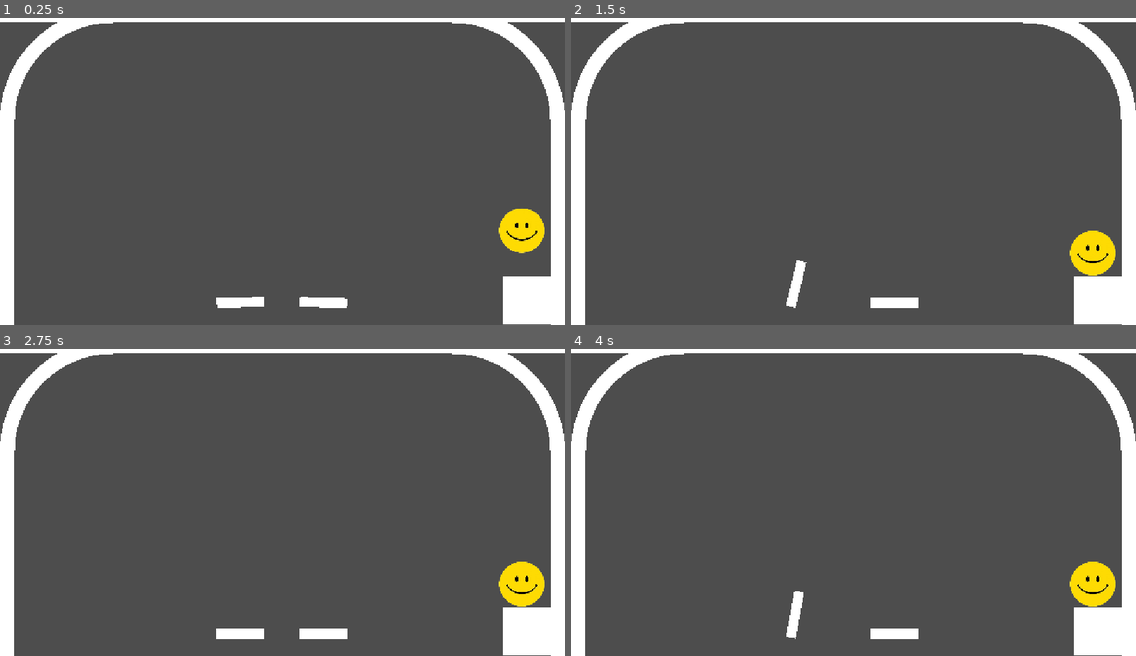
Above: before the commit, frames 1-4 (two rows, left to right).
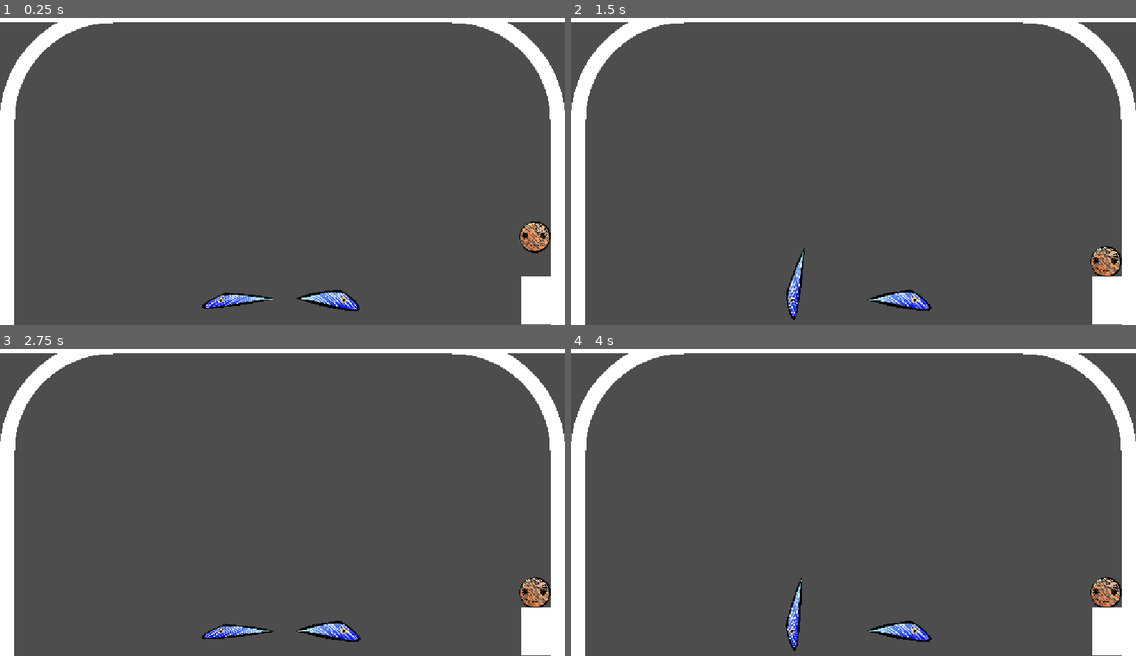
Above: after the commit, the same moments.

Repository: Withered99/Super-Pinball-Ultimate-Premium-Plus-Edition
Game: Godot game, scene res://Screen/game.tscn
Two runs of this game, one before a commit and one after it. Both use one fixed random seed, a clock stepped at 60 frames per second and the inputs below. Before the commit the project starts from res://game.tscn.
Inputs:
- Up to frame 1 (0.25 s): no input
- Up to frame 2 (1.5 s): tap Enter (ui_accept) at 0.5, 0.77, 1.25 s; hold Left (ui_left) from 1.28 s (still down)
- Up to frame 3 (2.75 s): tap Enter (ui_accept) at 1.52, 2 s; release Left (ui_left) at 2.03 s
- Up to frame 4 (4 s): tap Enter (ui_accept) at 2.75, 3.02, 3.5, 3.77 s; hold Left (ui_left) from 3.53 s (still down)

The runs differ from the first frame. In frame 1, 2.4% of the frame differs, in the area x 35-98%, y 62-100%; in frame 2, 2.4%; in frame 3, 2.5%, in the area x 35-98%, y 69-100%; in frame 4, 2.4%.

Commit message:
Folder Structure Changes

Diff:
--- a/Flippers.tscn
+++ b/Screen/Flippers.tscn
@@ -1,6 +1,6 @@
 [gd_scene format=3 uid="uid://c7ydg3i32e17c"]
 
-[ext_resource type="Script" uid="uid://c2sykb3nclqvk" path="res://FlipperScript.gd" id="1_nki4v"]
+[ext_resource type="Script" uid="uid://c2sykb3nclqvk" path="res://Script/FlipperScript.gd" id="1_nki4v"]
 
 [sub_resource type="CapsuleShape2D" id="CapsuleShape2D_e2o6t"]
 
@@ -11,10 +11,3 @@
 position = Vector2(0, -11)
 scale = Vector2(0.31999934, 1)
 shape = SubResource("CapsuleShape2D_e2o6t")
-
-[node name="ColorRect" type="ColorRect" parent="CollisionShape2D" unique_id=2093334313]
-offset_left = -9.375015
-offset_top = -14.0
-offset_right = 30.624985
-offset_bottom = 26.0
-scale = Vector2(0.44499832, 0.68)
--- a/Plunger.tscn
+++ b/Screen/Plunger.tscn
@@ -1,6 +1,6 @@
 [gd_scene format=3 uid="uid://kfrhi0eoa2g8"]
 
-[ext_resource type="Script" uid="uid://do572nmnpqgk4" path="res://PlungerScript.gd" id="1_x7mfp"]
+[ext_resource type="Script" uid="uid://do572nmnpqgk4" path="res://Script/PlungerScript.gd" id="1_x7mfp"]
 
 [sub_resource type="RectangleShape2D" id="RectangleShape2D_djjvq"]
 
--- a/game.tscn
+++ b/Screen/game.tscn
@@ -1,30 +1,21 @@
 [gd_scene format=3 uid="uid://b6nn44mday47o"]
 
-[ext_resource type="Texture2D" uid="uid://bxlmfocxl7g80" path="res://verity.png" id="1_80nbo"]
-[ext_resource type="PackedScene" uid="uid://c7ydg3i32e17c" path="res://Flippers.tscn" id="2_e2o6t"]
-[ext_resource type="PackedScene" uid="uid://kfrhi0eoa2g8" path="res://Plunger.tscn" id="3_feb5d"]
-[ext_resource type="Script" uid="uid://ccdab14ydmv3p" path="res://ArchWallScript.gd" id="4_fc0e3"]
-[ext_resource type="PackedScene" uid="uid://cteiitybluc11" path="res://wall.tscn" id="5_7jktm"]
+[ext_resource type="Texture2D" uid="uid://doyslupi2l036" path="res://Assets/Ball.png" id="1_6oqgr"]
+[ext_resource type="PackedScene" uid="uid://c7ydg3i32e17c" path="res://Screen/Flippers.tscn" id="2_e2o6t"]
+[ext_resource type="Texture2D" uid="uid://dj17dyfwkk3a7" path="res://Assets/FlipperR.png" id="3_23lt3"]
+[ext_resource type="PackedScene" uid="uid://kfrhi0eoa2g8" path="res://Screen/Plunger.tscn" id="3_feb5d"]
+[ext_resource type="Script" uid="uid://ccdab14ydmv3p" path="res://Script/ArchWallScript.gd" id="4_fc0e3"]
+[ext_resource type="PackedScene" uid="uid://cteiitybluc11" path="res://Screen/wall.tscn" id="5_7jktm"]
+[ext_resource type="Texture2D" uid="uid://bxscrjqdw6liu" path="res://Assets/FlipperL.png" id="5_jdwji"]
+
+[sub_resource type="PhysicsMaterial" id="PhysicsMaterial_e2o6t"]
 
 [sub_resource type="CanvasItemMaterial" id="CanvasItemMaterial_mwb40"]
-
-[sub_resource type="RectangleShape2D" id="RectangleShape2D_qontd"]
-size = Vector2(63, 9.5)
-
-[sub_resource type="PhysicsMaterial" id="PhysicsMaterial_e2o6t"]
 
 [sub_resource type="CircleShape2D" id="CircleShape2D_djjvq"]
 radius = 108.11568
 
 [node name="Node2D" type="Node2D" unique_id=705827619]
-
-[node name="pinballthing" type="RigidBody2D" parent="." unique_id=1565457186]
-physics_material_override = SubResource("PhysicsMaterial_e2o6t")
-
-[node name="CollisionShape2D" type="CollisionShape2D" parent="pinballthing" unique_id=1982151666]
-material = SubResource("CanvasItemMaterial_mwb40")
-position = Vector2(681, 569)
-shape = SubResource("RectangleShape2D_qontd")
 
 [node name="Ball" type="RigidBody2D" parent="." unique_id=490644208]
 position = Vector2(1007, 474)
@@ -32,34 +23,46 @@
 
 [node name="BallShape" type="CollisionShape2D" parent="Ball" unique_id=2083528634]
 material = SubResource("CanvasItemMaterial_mwb40")
-position = Vector2(57.320305, -46.67971)
-scale = Vector2(0.44000244, 0.44000244)
+position = Vector2(83.84057, -34.159355)
+scale = Vector2(0.28000492, 0.28000492)
 shape = SubResource("CircleShape2D_djjvq")
 
 [node name="Sprite2D" type="Sprite2D" parent="Ball" unique_id=376801099]
-position = Vector2(57.320305, -46.67971)
-scale = Vector2(0.44000244, 0.44000244)
-texture = ExtResource("1_80nbo")
+position = Vector2(83.84057, -34.159355)
+scale = Vector2(0.14, 0.14)
+texture = ExtResource("1_6oqgr")
 
 [node name="Flipper" parent="." unique_id=432080427 instance=ExtResource("2_e2o6t")]
-position = Vector2(450.00003, 603)
+position = Vector2(450, 597)
 scale = Vector2(3.520002, 3.520002)
 rest_angle_deg = 90.0
 active_angle_deg = 10.0
 flip_speed = 15.0
 
+[node name="Sprite2D" type="Sprite2D" parent="Flipper" unique_id=1298699672]
+position = Vector2(0.28409576, -9.943176)
+rotation = -1.5707964
+scale = Vector2(0.051812373, 0.03190319)
+texture = ExtResource("5_jdwji")
+
 [node name="Flipper2" parent="." unique_id=301296536 instance=ExtResource("2_e2o6t")]
-position = Vector2(700, 603)
-scale = Vector2(3.520002, 3.520002)
+position = Vector2(700, 597)
+scale = Vector2(3.52, 3.52)
 input_action = "ui_right"
 is_right_flipper = true
 rest_angle_deg = 90.0
-active_angle_deg = 10.0
+active_angle_deg = -10.0
 flip_speed = 15.0
 
+[node name="Sprite2D" type="Sprite2D" parent="Flipper2" unique_id=652039516]
+position = Vector2(2.6645353e-14, -8.522727)
+rotation = 1.5707964
+scale = Vector2(0.04545249, 0.04545249)
+texture = ExtResource("3_23lt3")
+
 [node name="Plunger" parent="." unique_id=1633805535 instance=ExtResource("3_feb5d")]
-position = Vector2(1074, 598.00006)
-scale = Vector2(4.8925734, 4.8925734)
+position = Vector2(1093, 598.00006)
+scale = Vector2(3.0125756, 4.8925734)
 
 [node name="ArchWall" type="StaticBody2D" parent="." unique_id=272073015]
 position = Vector2(922, 230)
--- /dev/null
+++ b/Screen/title_screen.tscn
@@ -0,0 +1,25 @@
+[gd_scene format=3 uid="uid://s2jf4wssb4kn"]
+
+[node name="Title Screen" type="Node2D" unique_id=146363360]
+scale = Vector2(1.007853, 1.0181996)
+
+[node name="Node2D" type="Node2D" parent="." unique_id=1238312795]
+position = Vector2(466.3379, 286.7807)
+
+[node name="Container" type="Control" parent="Node2D" unique_id=666256217]
+layout_mode = 3
+anchors_preset = 0
+offset_left = -466.33792
+offset_top = -286.7807
+offset_right = -426.33792
+offset_bottom = -246.7807
+scale = Vector2(3.540602, 3.28119)
+offset_transform_enabled = true
+
+[node name="Label" type="Label" parent="Node2D/Container" unique_id=2031283140]
+layout_mode = 0
+offset_left = 109.572716
+offset_top = 37.415
+offset_right = 221.94783
+offset_bottom = 80.76876
+text = "Game Name"
--- a/wall.tscn
+++ b/Screen/wall.tscn
@@ -1,6 +1,6 @@
 [gd_scene format=3 uid="uid://cteiitybluc11"]
 
-[ext_resource type="Script" uid="uid://2irtqxf8oi8o" path="res://StraightWallScript.gd" id="1_xxgf6"]
+[ext_resource type="Script" uid="uid://2irtqxf8oi8o" path="res://Script/StraightWallScript.gd" id="1_xxgf6"]
 
 [node name="StraightWall" type="StaticBody2D" unique_id=601931555]
 script = ExtResource("1_xxgf6")
Binary file added: Assets/Ball.png
Not shown, added: Assets/Ball.png.import
Binary file added: Assets/FlipperL.png
Not shown, changed: Assets/FlipperL.png.import
Binary file added: Assets/FlipperR.png
Not shown, added: Assets/FlipperR.png.import
Renamed: verity.png -> Assets/verity.png
Not shown, added: Assets/verity.png.import
Renamed: ArchWallScript.gd -> Script/ArchWallScript.gd
Renamed: ArchWallScript.gd.uid -> Script/ArchWallScript.gd.uid
Renamed: FlipperScript.gd -> Script/FlipperScript.gd
Renamed: FlipperScript.gd.uid -> Script/FlipperScript.gd.uid
(and 8 more such lines)
